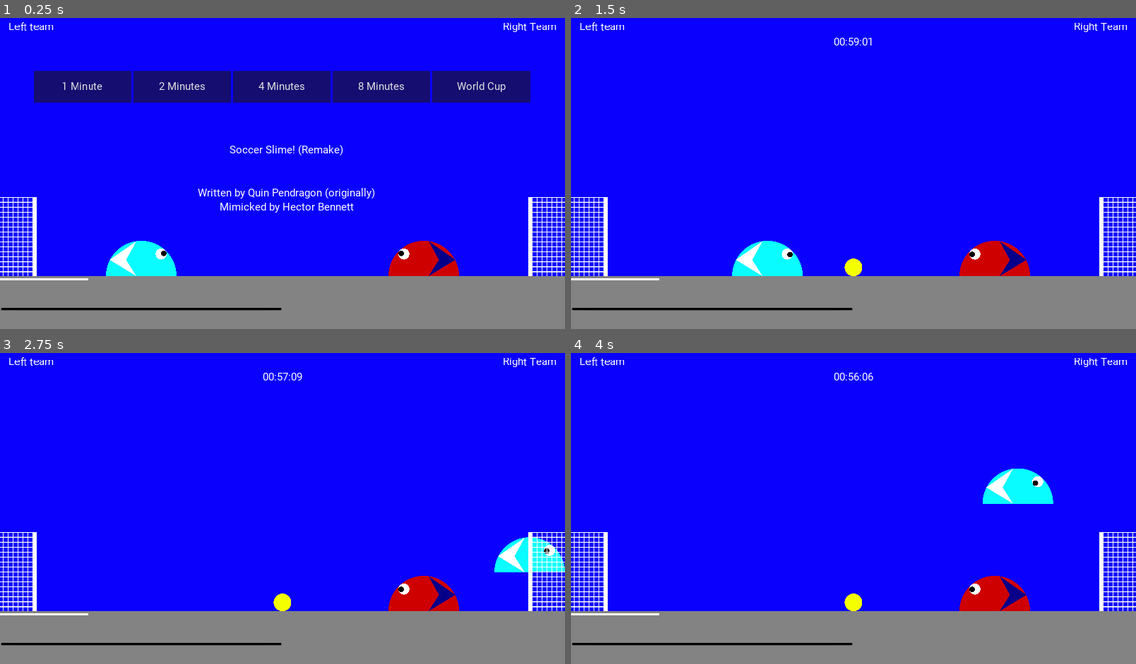
Above: before the commit, frames 1-4 (two rows, left to right).
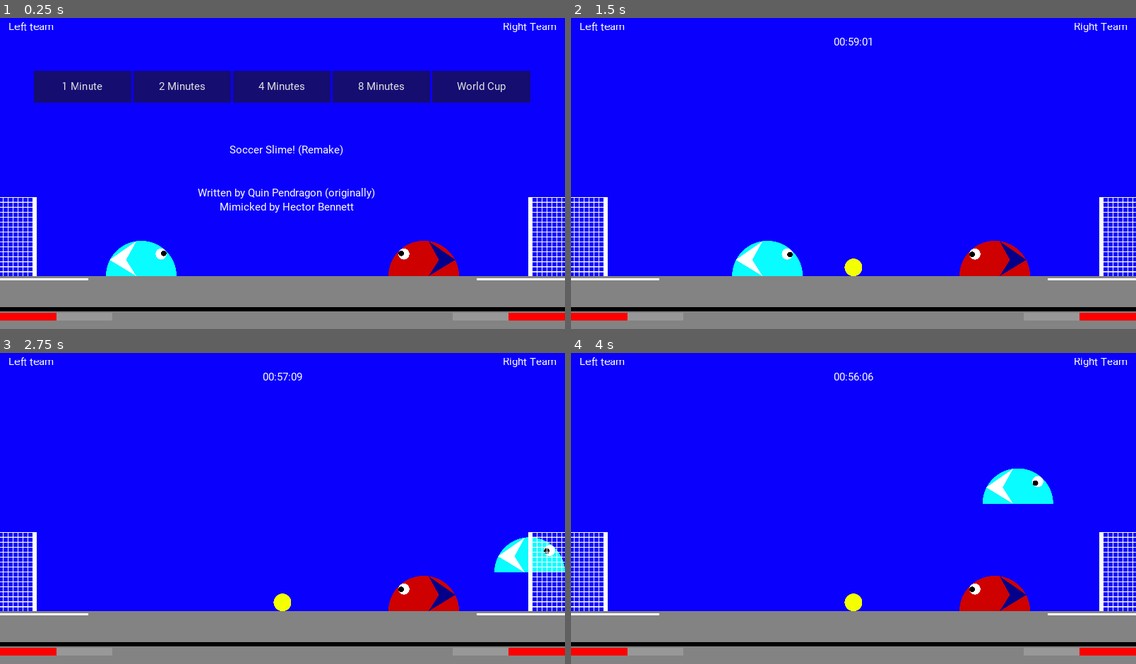
Above: after the commit, the same moments.

Repository: hectorbennett/slime-soccer
Game: Godot game, scene res://src/Main/Game.tscn
The game is run twice, just before and just after one commit, with the same random seed, the same clock (stepped at 60 frames per second) and the same inputs.
Inputs:
- Up to frame 1 (0.25 s): no input
- Up to frame 2 (1.5 s): click "1 Minute" at 0.5 s; tap Enter at 1.25 s; hold D (ui_right) from 1.28 s (still down)
- Up to frame 3 (2.75 s): keep holding D (ui_right); tap W (ui_up) at 1.52, 2.27 s
- Up to frame 4 (4 s): release D (ui_right) at 2.78 s; hold A (ui_left) 2.78-3.53 s; hold D (ui_right) from 3.53 s (still down); tap W (ui_up) at 3.77 s

The runs differ from the first frame. In frame 1, 1.6% of the frame differs, in the area x 0-100%, y 83-98%; in frame 2, 1.6%; in frame 3, 1.6%; in frame 4, 1.6%.

Commit message:
start adding custom goal hanging colours

Diff:
--- a/src/Goal/GoalHangingIndicator.gd
+++ /dev/null
@@ -1,19 +0,0 @@
-extends Node2D
-
-# onready var styleBox := StyleBoxFlat.new()
-
-# onready var TIMER: Timer = $Timer
-# onready var PROGRESS_BAR: ProgressBar = $ProgressBar
-
-
-
-# func set_color(color: String):
-# 	pass
-
-# func start():
-# 	TIMER.start()
-
-# func _on_timeout():
-# 	styleBox.bg_color = Color('#bada55')
-# 	PROGRESS_BAR.add_stylebox_override('fg', styleBox)
-# 	PROGRESS_BAR.value -= 1
--- a/src/Goal/GoalHangingIndicator.tscn
+++ /dev/null
@@ -1,26 +0,0 @@
-[gd_scene load_steps=3 format=2]
-
-[ext_resource path="res://src/Goal/GoalHangingIndicator.gd" type="Script" id=1]
-
-[sub_resource type="StyleBoxFlat" id=1]
-bg_color = Color( 0.6, 0.6, 0.6, 0 )
-corner_detail = 1
-
-[node name="GoalHangingIndicator" type="Node2D"]
-script = ExtResource( 1 )
-
-[node name="Timer" type="Timer" parent="."]
-wait_time = 0.1
-autostart = true
-
-[node name="ProgressBar" type="ProgressBar" parent="."]
-modulate = Color( 0, 0, 0, 1 )
-margin_right = 512.0
-margin_bottom = 8.0
-custom_styles/bg = SubResource( 1 )
-custom_colors/font_color = Color( 0, 0, 0, 0 )
-value = 100.0
-percent_visible = false
-__meta__ = {
-"_edit_use_anchors_": false
-}
--- a/src/Goal/GoalHangingZone.gd
+++ b/src/Goal/GoalHangingZone.gd
@@ -8,7 +8,13 @@
 
 onready var SLIME = get_node(SlimePath)
 onready var TIMER: Timer = $Timer
-onready var PROGRESS_BAR: ProgressBar = $ProgressBar
+onready var PROGRESS_BAR: ProgressBar = $ProgressBar2
+onready var PB_STYLEBOX = PROGRESS_BAR.get("custom_styles/fg")
+
+func _ready() -> void:
+	pass
+	# print(PB_STYLEBOX)
+	# PB_STYLEBOX.bg_color = Color('ffffff')
 
 func _on_Area2D_body_entered(body: Node) -> void:
 	if body == SLIME:
@@ -24,3 +30,11 @@
 	if PROGRESS_BAR.value <= 0:
 		emit_signal("on_timeout")
 		TIMER.stop()
+
+func set_colour(colour: Color) -> void:
+	# print('set colour')
+	# print(colour)
+	print(colour)
+	if PB_STYLEBOX:
+		# PB_STYLEBOX.add_stylebox_override('bg_color', colour)
+		PB_STYLEBOX.bg_color = colour
--- a/src/Goal/GoalHangingZone.tscn
+++ b/src/Goal/GoalHangingZone.tscn
@@ -1,6 +1,5 @@
-[gd_scene load_steps=6 format=2]
+[gd_scene load_steps=8 format=2]
 
-[ext_resource path="res://src/Goal/GoalHangingIndicator.tscn" type="PackedScene" id=1]
 [ext_resource path="res://src/Goal/GoalHangingZone.gd" type="Script" id=2]
 
 [sub_resource type="RectangleShape2D" id=1]
@@ -10,8 +9,15 @@
 extents = Vector2( 80, 80 )
 
 [sub_resource type="StyleBoxFlat" id=3]
-bg_color = Color( 0.6, 0.6, 0.6, 0 )
-corner_detail = 1
+bg_color = Color( 1, 0, 0, 1 )
+
+[sub_resource type="StyleBoxFlat" id=4]
+bg_color = Color( 0.0235294, 1, 0, 1 )
+
+[sub_resource type="StyleBoxFlat" id=5]
+bg_color = Color( 1, 0, 0, 1 )
+
+[sub_resource type="StyleBoxFlat" id=6]
 
 [node name="GoalHangingZone" type="Area2D"]
 script = ExtResource( 2 )
@@ -33,9 +39,6 @@
 "_edit_use_anchors_": false
 }
 
-[node name="GoalHangingIndicator" parent="." instance=ExtResource( 1 )]
-position = Vector2( 0, 568 )
-
 [node name="Timer" type="Timer" parent="."]
 wait_time = 0.01
 
@@ -45,9 +48,23 @@
 margin_top = 120.0
 margin_right = 432.0
 margin_bottom = 128.0
-custom_styles/bg = SubResource( 3 )
+custom_styles/fg = SubResource( 3 )
+custom_styles/bg = SubResource( 4 )
 custom_colors/font_color = Color( 0, 0, 0, 0 )
-value = 100.0
+value = 50.0
+percent_visible = false
+__meta__ = {
+"_edit_use_anchors_": false
+}
+
+[node name="ProgressBar2" type="ProgressBar" parent="."]
+margin_left = -80.0
+margin_top = 130.0
+margin_right = 124.0
+margin_bottom = 144.0
+custom_styles/fg = SubResource( 5 )
+custom_styles/bg = SubResource( 6 )
+value = 50.0
 percent_visible = false
 __meta__ = {
 "_edit_use_anchors_": false
--- a/src/Main/Game.tscn
+++ b/src/Main/Game.tscn
@@ -26,6 +26,7 @@
 
 [node name="SlimeLeft" parent="." instance=ExtResource( 3 )]
 position = Vector2( 256, 448 )
+GoalHangingZone = NodePath("../GoalHangingZoneLeft")
 
 [node name="SlimeRight" parent="." instance=ExtResource( 3 )]
 position = Vector2( 768, 448 )
@@ -37,6 +38,7 @@
 UI_DOWN = "ui_down_p2"
 DIRECTION = ""
 INITIAL_TEAM_INDEX = 1
+GoalHangingZone = NodePath("../GoalHangingZoneRight")
 
 [node name="Ball" parent="." instance=ExtResource( 2 )]
 position = Vector2( 512, 288 )
@@ -113,10 +115,16 @@
 position = Vector2( 80, 416 )
 SlimePath = NodePath("../SlimeLeft")
 
+[node name="GoalHangingZoneRight" parent="." instance=ExtResource( 1 )]
+position = Vector2( 944, 416 )
+scale = Vector2( -1, 1 )
+SlimePath = NodePath("../SlimeRight")
+
 [node name="GameTimer" type="Timer" parent="."]
 wait_time = 0.1
 
 [connection signal="start_game" from="HUD" to="." method="_on_click_start_game"]
 [connection signal="change_team" from="SlimeLeft" to="." method="_on_SlimeLeft_change_team"]
 [connection signal="on_timeout" from="GoalHangingZoneLeft" to="." method="_on_GoalHangingZoneLeft_on_timeout"]
+[connection signal="on_timeout" from="GoalHangingZoneRight" to="." method="_on_GoalHangingZoneLeft_on_timeout"]
 [connection signal="timeout" from="GameTimer" to="." method="_on_GameTimer_timeout"]
--- a/src/Slime/Slime.gd
+++ b/src/Slime/Slime.gd
@@ -47,6 +47,10 @@
 export var DIRECTION := "right"
 export var INITIAL_TEAM_INDEX := 0
 
+export(NodePath) var GoalHangingZone
+
+onready var GOAL_HANGING_ZONE = get_node(GoalHangingZone)
+
 const UP := Vector2(0, -1)
 const GRAVITY := 100
 const SPEED := 500
@@ -65,6 +69,8 @@
 		index = len(TEAMS) - 1
 	set_sprite_color(body, Color(TEAMS[index]['body']))
 	set_sprite_color(decoration, Color(TEAMS[index]['decoration']))
+	print(TEAMS[index]['decoration'])
+	GOAL_HANGING_ZONE.set_colour(Color(TEAMS[index]['decoration']))
 	current_team_index = index
 	team = TEAMS[index]
 	# get_parent().on_score()
